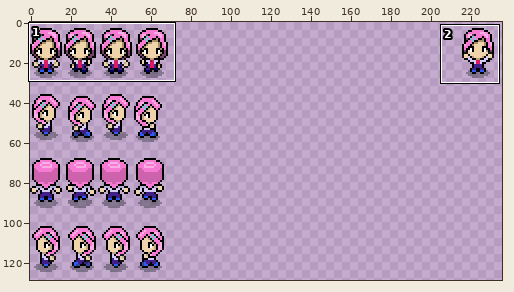
File history of a sprite sheet, Assets/Art/Sprites/Player.png. The first picture is a wide view before the edit; the outline marks the close-up.
Close-up. Before the edit:
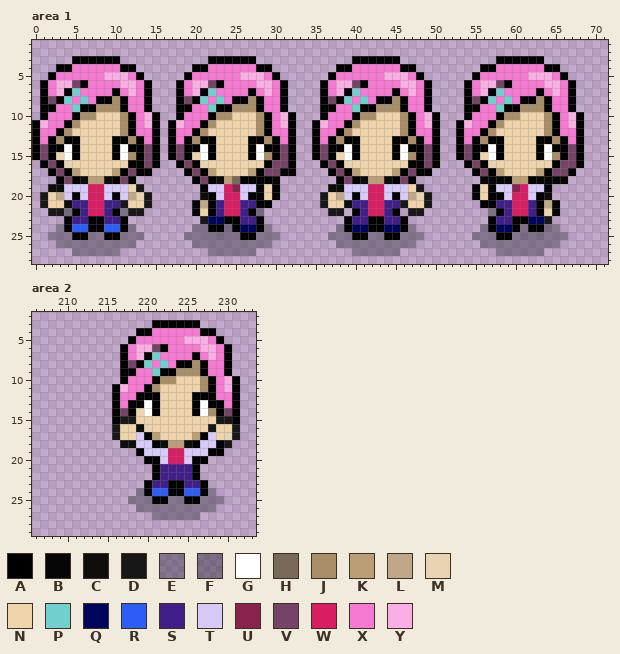
The file is 272x256 pixels. Pixels under 10% opacity are left out. Colours within 5 levels of each other are drawn and written as one. Shown: area 1: x 0..71, y 1..28; area 2: x 206..233, y 2..29. The wide view leaves out empty margins. The commit also changed other parts of the picture, which this record leaves out.
Palette (. is transparent): A #000000  B #070606  C #0e0e0d  D #171717  E #2a2b3566  F #2a2b3575  G #ffffff  H #786958  J #a78d68  K #bb9e75  L #bfa787  M #e8d4b2  N #efd3ab  P #71d0ce  Q #02055c  R #2d5cf7  S #411f89  T #d7c9f6  U #89234d  V #754366  W #d91d62  X #f77ad2  Y #f9afe3
And afterwards:
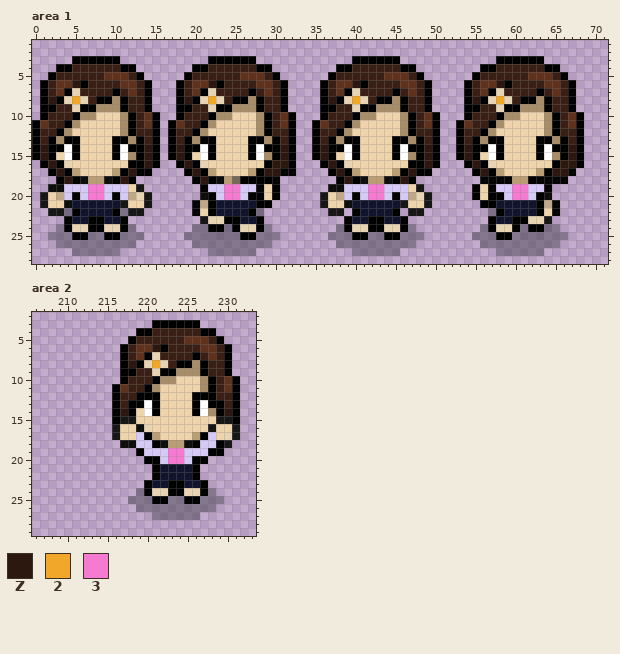
Colours new in this view: Z #2c180f  2 #f0a72a  3 #f77ad2
Diff:
colour S: #411f89 -> #11142c
colour X: #f77ad2 -> #3a2014
colour Y: #f9afe3 -> #5f321e
Changed rows in their new state; - is a pixel that keeps its letter.
Area 1:
first column x 2:
 6 ---Z----------------Z-----------------Z-----------------Z-
 7 ---M----------------M-----------------M-----------------M-
 8 Z-M2M------------Z-M2M-------------Z-M2M-------------Z-M2M
 9 ---M----------------M-----------------M-----------------M-
first column x 1:
14 Z------------Z---Z------------Z----Z------------Z----Z------------Z
15 Z------------Z---Z------------Z----Z------------Z----Z------------Z
16 -Z-----------Z----Z----------ZZ-----Z-----------Z-----Z----------ZZ
17 --Z--------Z-------Z--------ZZ-------Z--------Z--------Z--------ZZ-
18 ---Z------Z---------Z-----------------Z------Z---------------------
19 ------33---------------33----------------33----------------33------
20 ------33---------------33----------------33----------------33------
21 ------SS---------------SS----------------SS----------------SS------
22 ------SS---------------SS----------------SS----------------SS------
23 ---------------------MM--------------------------------------MM----
24 ----MM--MM---------------MM------------MM--MM------------MM--------
Area 2:
first column x 218:
 6 ---Z-
 7 ---M-
 8 Z-M2M
 9 ---M-
first column x 217:
14 Z------------Z
first column x 223:
19 33
20 33
first column x 221:
24 MM--MM
Changed places in both close-ups, as pixel boxes (x1, y1, x2, y2):
changed: (40, 64, 152, 232)
changed: (176, 64, 288, 232)
changed: (320, 64, 432, 232)
changed: (464, 64, 576, 232)
changed: (120, 328, 232, 416)
changed: (152, 448, 200, 496)
